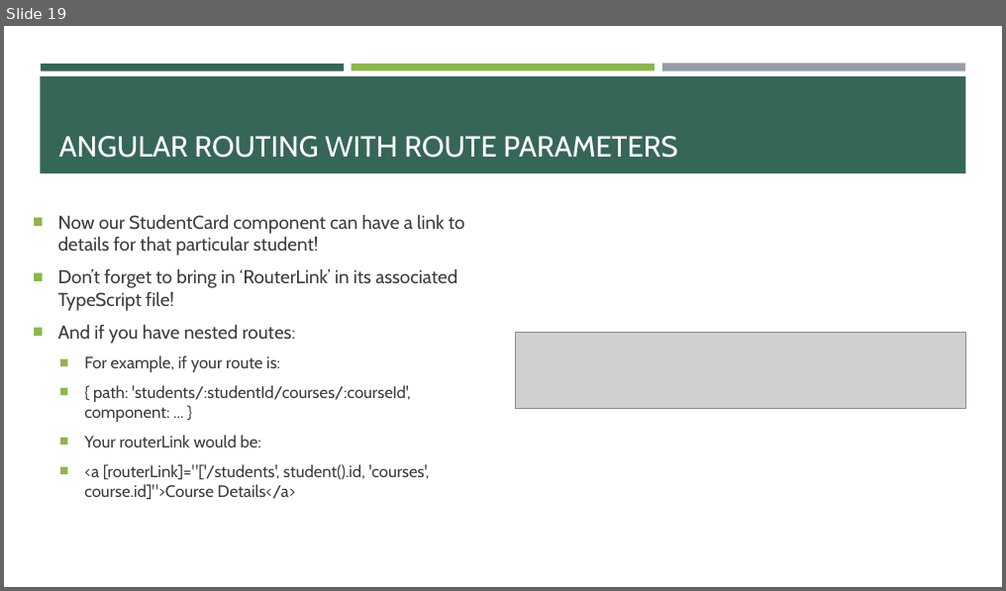
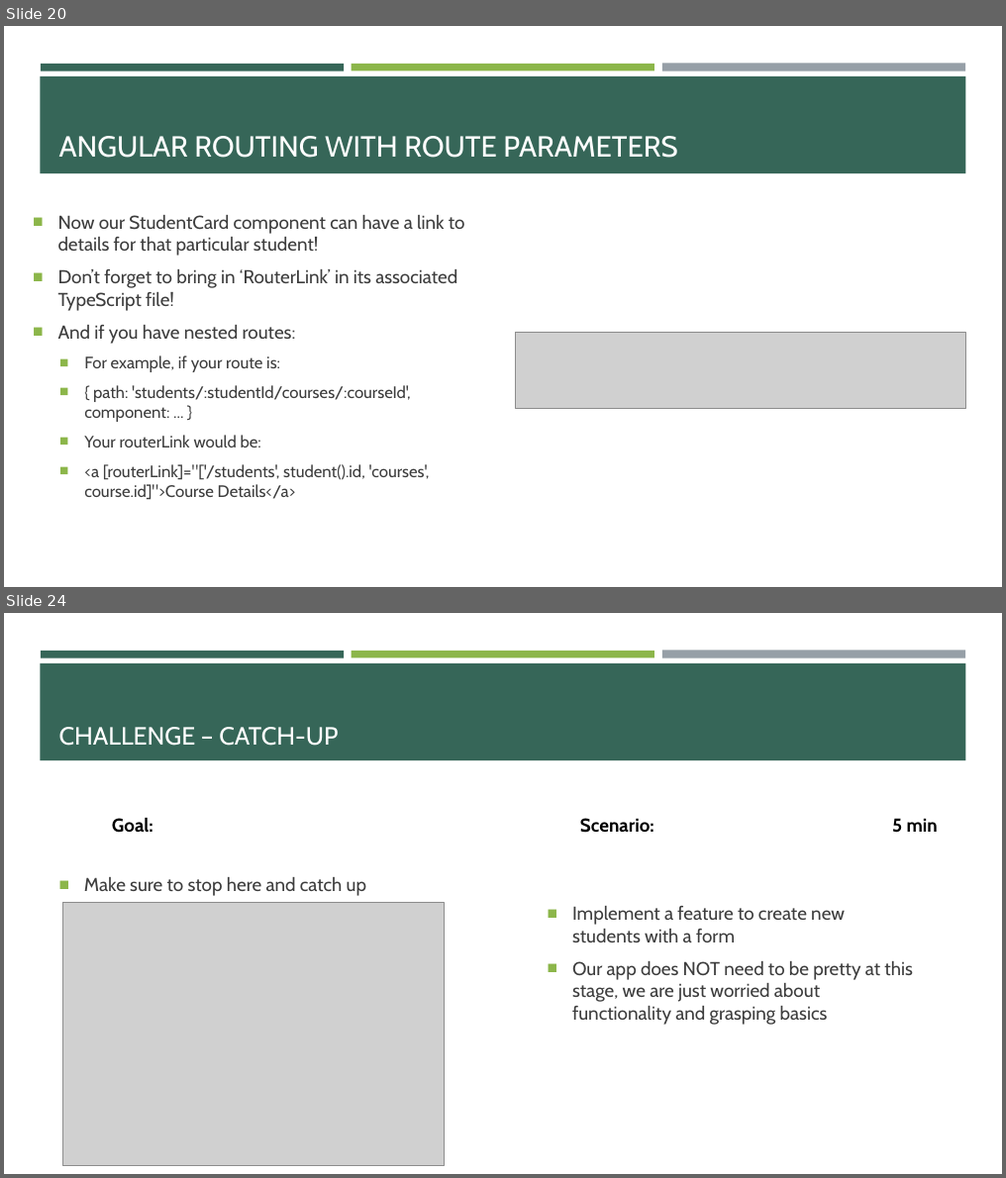
Before and after one commit to e-m-wilson/java-fs, a slide deck: Week_7/Angular.pptx. Shown one above the other, each under a label of ours: slide 19 before the commit, slides 20 and 24 after it; the slides between them are not shown. The pictures are 1006x591 and 1006x1178 pixels, drawn with LibreOffice and Linux fonts; fonts in the diff are those of the drawing; grey boxes stand for pictures. Boxes give left, top, right and bottom in pixels: in the first picture for what was removed or moved away, otherwise in the second. Text is boxed around its words. In the diff, an @@ line names an element or a change of style, - is before the commit and + after.

```diff
--- a/Week_7/Angular.pptx
+++ b/Week_7/Angular.pptx
@@ slide 24 added at box(4, 613, 1002, 1174), background #FFFFFF; not listed: 4 template elements that a slide beside it also shows @@
@@ title added at box(59, 727, 338, 746), 24 pt, text #FFFFFF @@
+CHALLENGE – CATCH-UP
@@ text added at box(112, 817, 153, 833), 18 pt, text #000000, bold @@
+Goal:
@@ text added at box(580, 818, 938, 833), 18 pt, text #000000, bold @@
+Scenario: 5 min
@@ text added at box(84, 877, 366, 896), 18 pt, text #3D3D3D @@
+■ Make sure to stop here and catch up
@@ picture added at box(62, 902, 444, 1166) @@
@@ text added at box(572, 906, 912, 1025), 18 pt, text #3D3D3D @@
+■ Implement a feature to create new students with a form
+■ Our app does NOT need to be pretty at this stage, we are just worried about functionality and grasping basics
@@ what was slide 19 is now slide 20 @@
```
Also in this commit, not shown: 1 slide changed, 4 other slides added.
